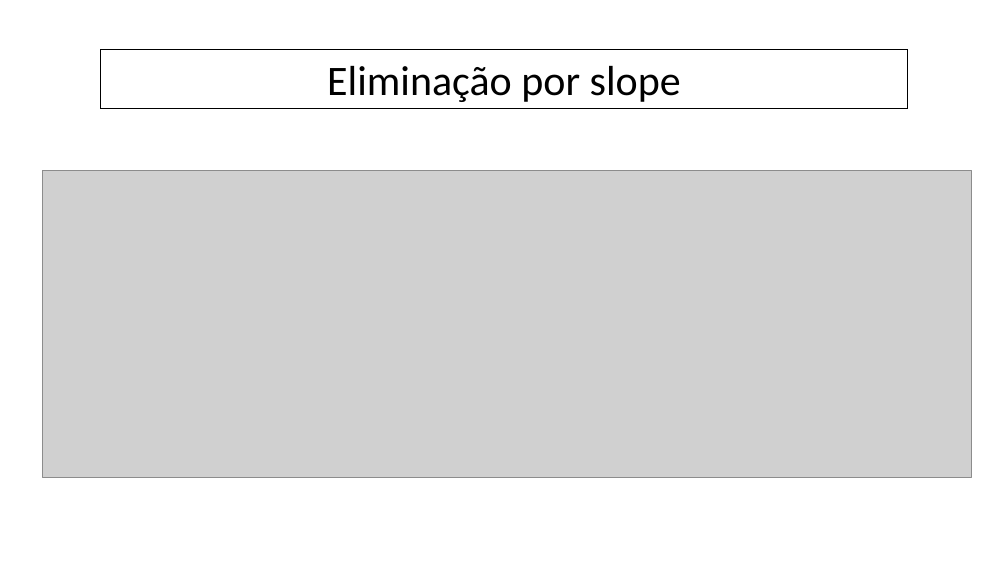
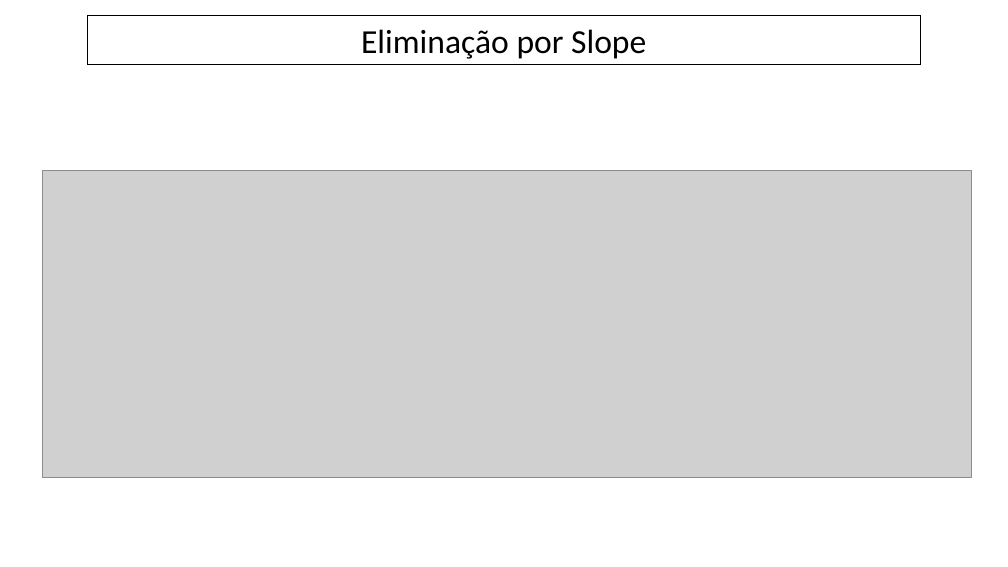
Before and after one commit to fabiomcdc/Projeto_Linhas_de_Tendencia_RSI, a slide deck: slide 16 of planilhas e ppts/PPT_linhas_de_tendencias.pptx (slide 7 before the commit). Drawn at 1008x567 pixels with LibreOffice and Linux fonts; fonts in the diff are those of the drawing; grey boxes stand for pictures. Boxes give left, top, right and bottom in pixels: in the first picture for what was removed or moved away, otherwise in the second. Text is boxed around its words. In the diff, an @@ line names an element or a change of style, - is before the commit and + after.

```diff
--- a/planilhas e ppts/PPT_linhas_de_tendencias.pptx
+++ b/planilhas e ppts/PPT_linhas_de_tendencias.pptx
@@ rectangle "Eliminação por Slope": place and size @@
-rectangle "Eliminação por Slope" at (101, 50, 907, 108)
+rectangle "Eliminação por Slope" at (87, 16, 920, 64)
@@ text in rectangle at (361, 29, 646, 59): text changed; size 40 to 32 pt @@
-Eliminação por slope
+Eliminação por Slope
```
Also in this commit, not shown: 14 other slides changed, 15 slides added, 42 other files.
